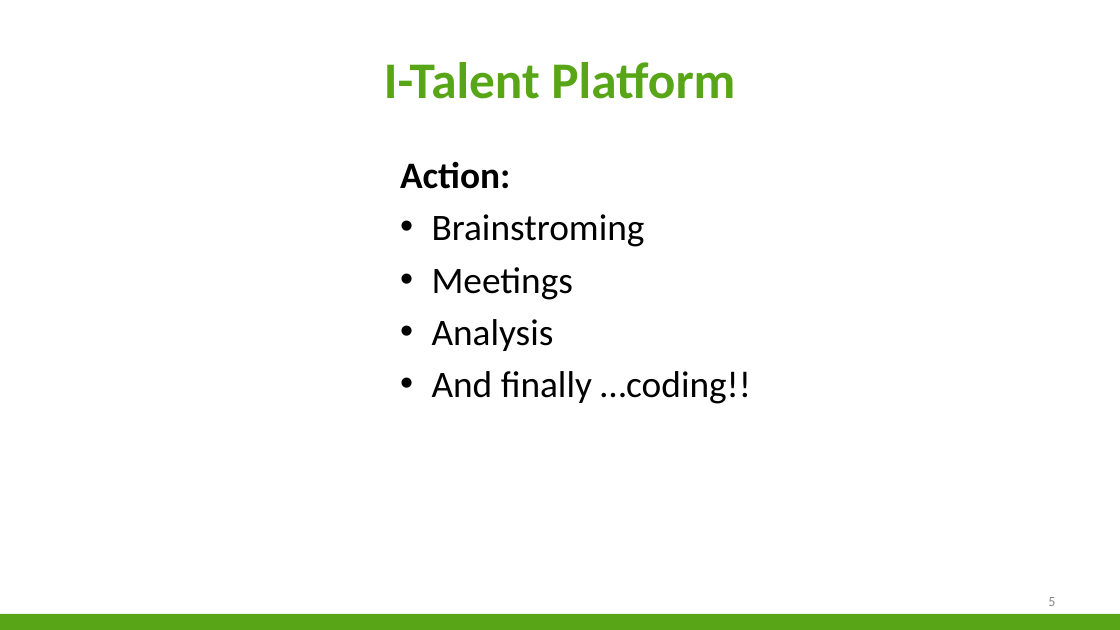
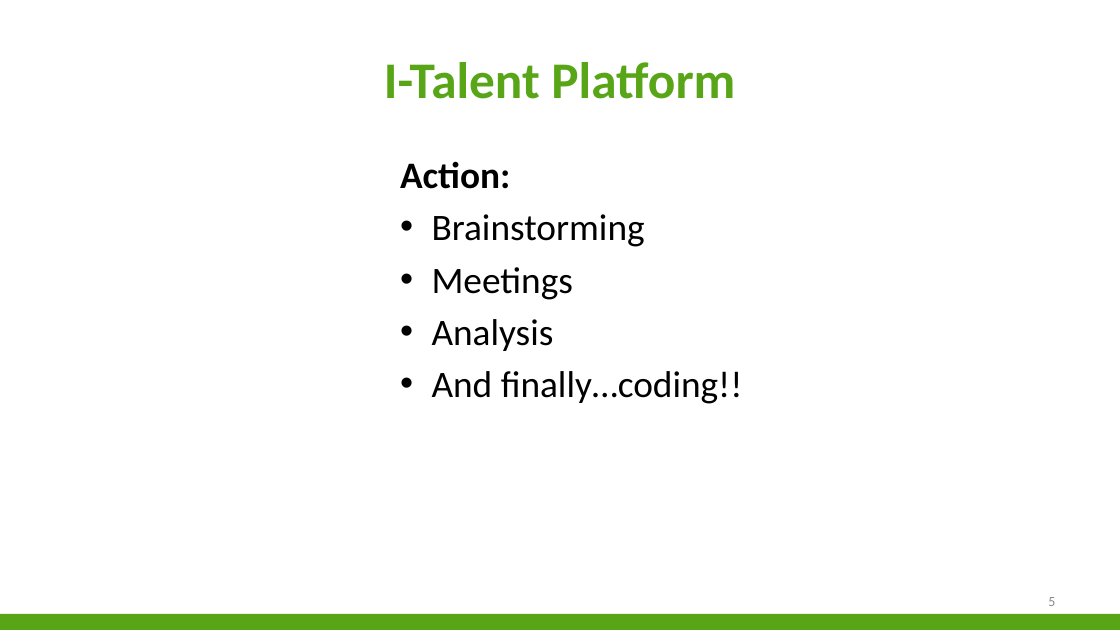
Before and after one commit to niekvandael/iTalent, a slide deck: slide 5 of italent/documents/english/EnglishPresentation.pptx. Drawn at 1120x630 pixels with LibreOffice and Linux fonts; fonts in the diff are those of the drawing; background and template pictures are left out. Boxes give left, top, right and bottom in pixels: in the first picture for what was removed or moved away, otherwise in the second. Text is boxed around its words. In the diff, an @@ line names an element or a change of style, - is before the commit and + after.

Commit message:
79 - English presentation ( https://italent.cloudapp.net:9443/ccm/web/projects/iTalent#action=com.ibm.team.workitem.viewWorkItem&id=79 )

```diff
--- a/italent/documents/english/EnglishPresentation.pptx
+++ b/italent/documents/english/EnglishPresentation.pptx
@@ text at <box>432,214,645,247</box>: text changed @@
-• Brainstroming
+• Brainstorming
@@ text at <box>432,371,743,404</box>: spaces changed @@
-• And finally …coding!!
+• And finally…coding!!
```
